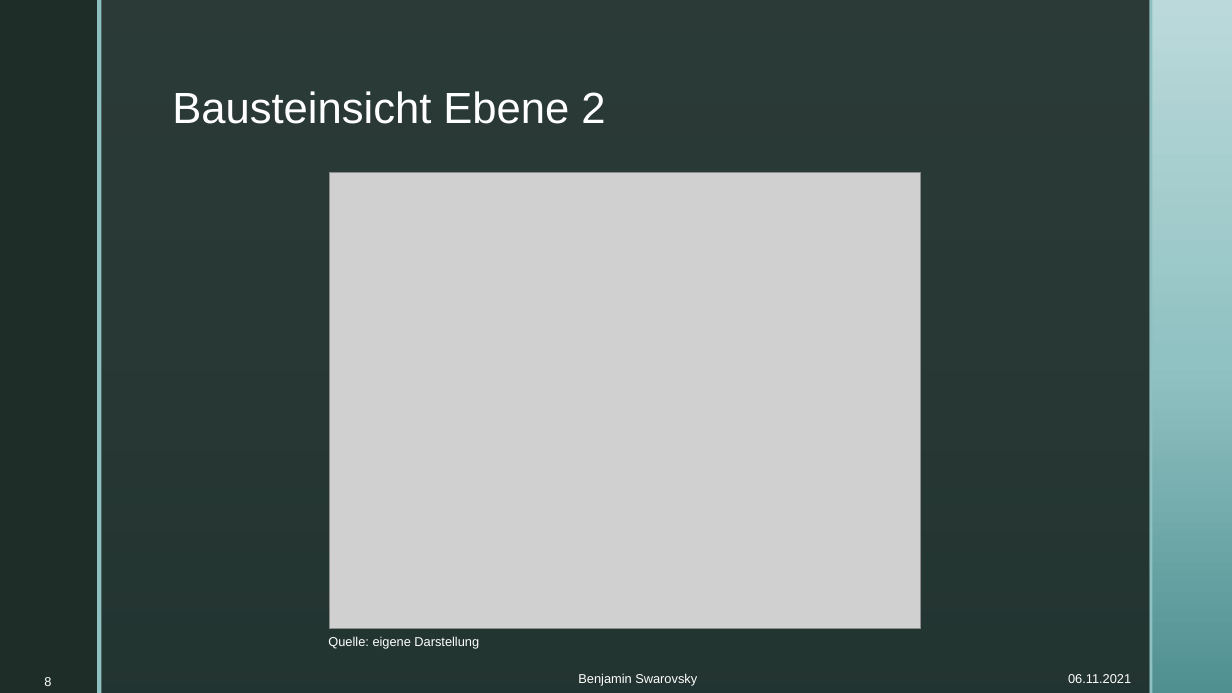
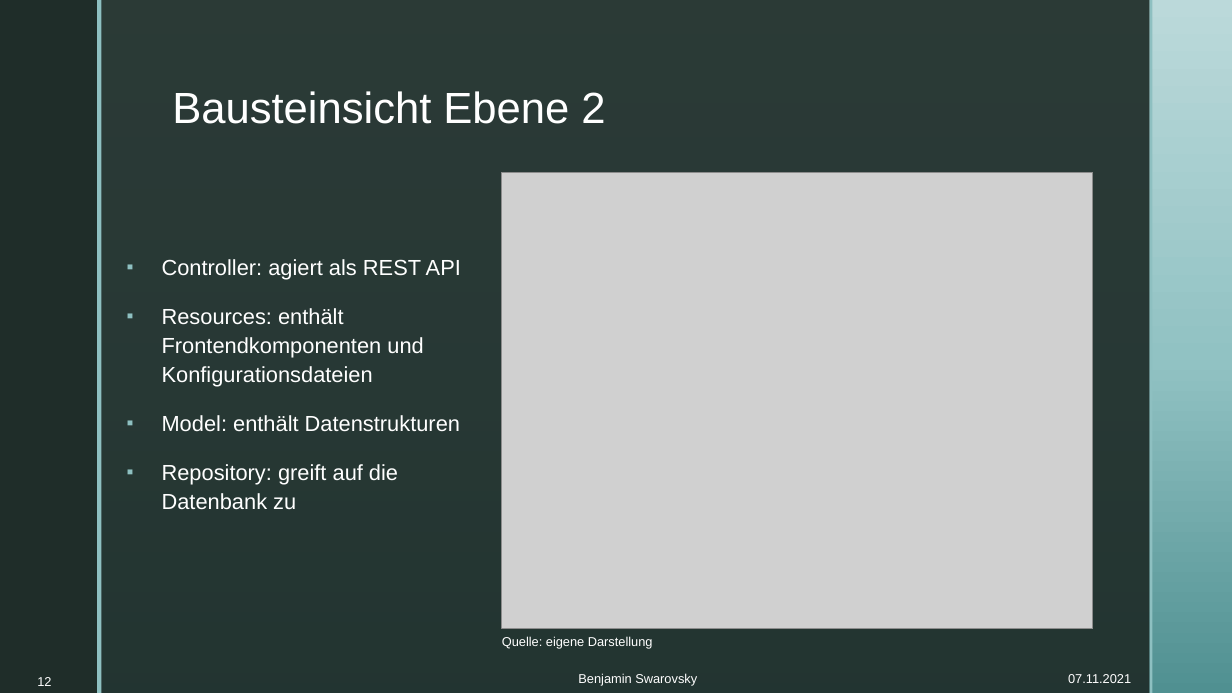
Before and after one commit to BenjaminS01/Abschluss, a slide deck: slide 12 of Vortrag.pptx (slide 8 before the commit). Drawn at 1232x693 pixels with LibreOffice and Linux fonts; fonts in the diff are those of the drawing; grey boxes stand for pictures; background and template pictures are left out. Boxes give left, top, right and bottom in pixels: in the first picture for what was removed or moved away, otherwise in the second. Text is boxed around its words. In the diff, an @@ line names an element or a change of style, - is before the commit and + after.

```diff
--- a/Vortrag.pptx
+++ b/Vortrag.pptx
@@ picture: place and size @@
-picture at <box>330,173,921,629</box>
+picture at <box>502,173,1093,629</box>
@@ text added at <box>162,259,461,510</box>, 17 pt, text #FFFFFF @@
+▪ Controller: agiert als REST API
+▪ Resources: enthält Frontendkomponenten und Konfigurationsdateien
+▪ Model: enthält Datenstrukturen
+▪ Repository: greift auf die Datenbank zu
@@ text "Quelle: eigene Darstellung": place and size @@
-text "Quelle: eigene Darstellung" at <box>328,636,479,648</box>
+text "Quelle: eigene Darstellung" at <box>502,636,653,648</box>
@@ page number at <box>37,677,51,686</box>: text changed @@
-8
+12
@@ text at <box>1068,674,1131,683</box>: text changed @@
-06.11.2021
+07.11.2021
```
Also in this commit, not shown: 26 other slides changed, 1 slide added, 1 other file.
